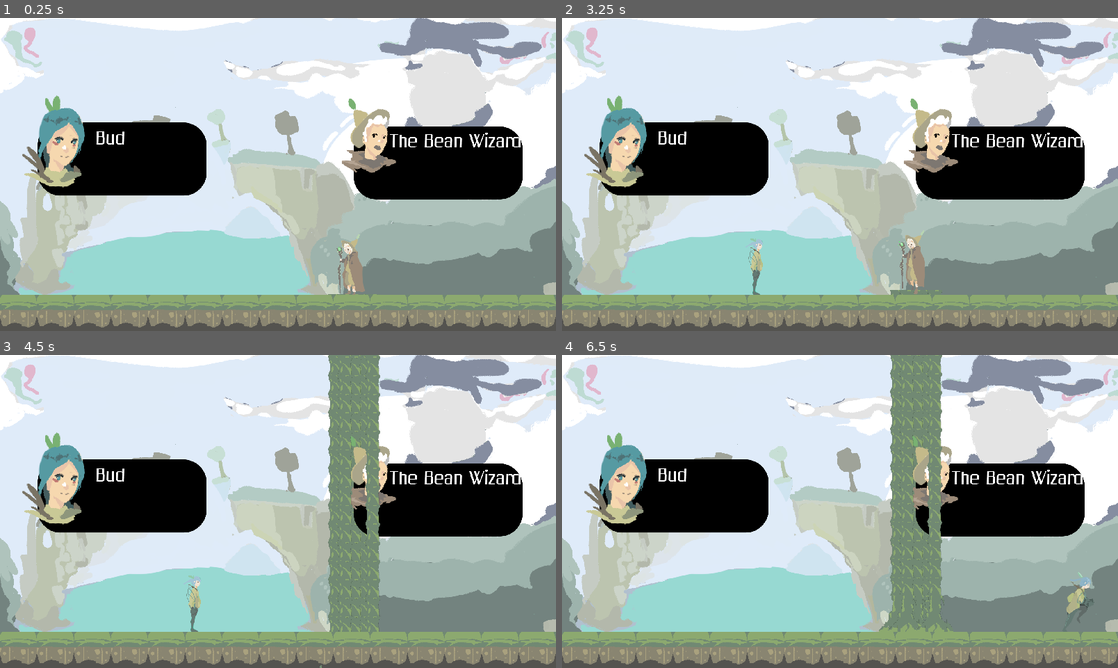
Above: before the commit, frames 1-4 (two rows, left to right).
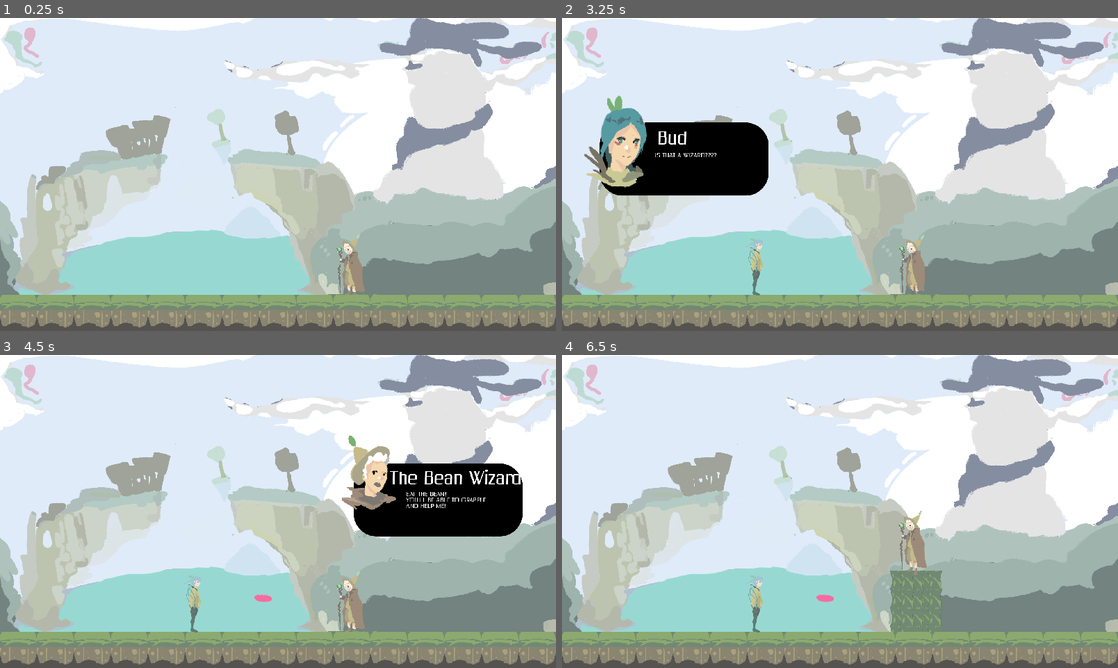
Above: after the commit, the same moments.

Repository: carterw11/lojam2023
Game: Godot game, scene res://Levels/cutscene_test.tscn
Two runs of this game, one before a commit and one after it. Both use one fixed random seed, a clock stepped at 60 frames per second and the inputs below. This scene is started directly instead of the project's main scene.
Inputs (mouse positions are in pixels of both pictures, inside the frame that each line leads up to):
- Up to frame 1 (0.25 s): no input
- Up to frame 2 (3.25 s): tap Enter at 0.5 s; move the mouse to (962, 158) at 0.52 s; hold D (right) 0.53-1.28 s; click (962, 158) at 0.6 s; tap Space (jump) at 0.77, 1.52, 3.02 s; move the mouse to (728, 190) at 1.27 s; hold S (down) 1.28-2.03 s; tap Shift (dash) at 1.35, 2.85 s; move the mouse to (895, 105) at 2.02 s; hold D (right) 2.03-2.78 s; click (895, 105) at 2.1 s; move the mouse to (812, 237) at 2.77 s; hold W (up) from 2.78 s (still down)
- Up to frame 3 (4.5 s): move the mouse to (444, 558) at 3.52 s; release W (up) at 3.53 s; hold A (left) from 3.53 s (still down); click (444, 558) at 3.6 s; tap Space (jump) at 3.77 s; move the mouse to (111, 464) at 4.27 s; tap Shift (dash) at 4.35 s
- Up to frame 4 (6.5 s): tap Space (jump) at 4.52, 6.02 s; move the mouse to (867, 511) at 5.02 s; release A (left) at 5.03 s; hold S (down) 5.03-5.78 s; click (867, 511) at 5.1 s; move the mouse to (756, 433) at 5.77 s; hold D (right) from 5.78 s (still down); tap Shift (dash) at 5.85 s

The runs differ from the first frame. In frame 1, 15% of the frame differs, in the area x 4-94%, y 24-58%; in frame 2, 7.6%; in frame 3, 15%; in frame 4, 21%, in the area x 4-96%, y 0-89%.

Commit message:
cutscene

Diff:
--- a/Levels/cutscene_test.gd
+++ b/Levels/cutscene_test.gd
@@ -1,14 +1,17 @@
 extends Node2D
 
 @onready var player = $Player
+@onready var bean = $bean
 @onready var playerWalkInTimer = $PlayerWalkIn
 @onready var beanThrowTimer = $BeanThrowTime
+@onready var wizardTalkTime = $WizardTalkTime
 @onready var wizardFlyOffTimer = $WizardFlyOffscreen
 @onready var initialTimer = $ReadyTimer
 @onready var wizard = $Wizard
 @onready var beanStalk = $Beanstalk
 var wizardIsFlying : bool  = false
 @onready var playerWalkOutTimer = $PlayerWalkOut
+
 
 func _physics_process(_delta):
 	if(wizardIsFlying):
@@ -17,6 +20,9 @@
 
 func _ready():
 	initialTimer.start()
+	$PlayerText.visible = !$PlayerText.visible
+	$WizardText.visible = !$WizardText.visible
+	bean.visible = !bean.visible
 
 func _on_ready_timer_timeout():
 	player.velocity.x = 600
@@ -29,17 +35,25 @@
 	player.velocity.x = 0
 	player.sprite.stop()
 	player.sprite.play("Idle")
+	$PlayerText.show()
 	beanThrowTimer.start()
 
+func _on_wizard_talk_time_timeout():
+	$WizardText.hide()
+	wizardIsFlying = true
+	wizardFlyOffTimer.start()
 
 func _on_bean_throw_time_timeout():
-	wizardIsFlying = true
-	wizardFlyOffTimer.start()
+	$PlayerText.hide()
+	$WizardText.show()
+	bean.visible = !bean.visible
+	wizardTalkTime.start()
 
 
 func _on_wizard_fly_offscreen_timeout():
 	wizardIsFlying = false
 	player.velocity.x = 600
+	bean.visible = !bean.visible
 	player.sprite.stop()
 	player.sprite.play("Run")
 	playerWalkOutTimer.start()
--- a/Levels/cutscene_test.tscn
+++ b/Levels/cutscene_test.tscn
@@ -1,15 +1,16 @@
-[gd_scene load_steps=12 format=3 uid="uid://ct33r2yuldr3i"]
+[gd_scene load_steps=13 format=3 uid="uid://ct33r2yuldr3i"]
 
 [ext_resource type="Script" path="res://Levels/cutscene_test.gd" id="1_hkdqp"]
 [ext_resource type="Texture2D" uid="uid://i4x12i5ijbni" path="res://Images/Assets/Background(1920x1080px).png" id="1_td3uo"]
-[ext_resource type="PackedScene" path="res://Objects/Beanstalk.tscn" id="2_fjya0"]
+[ext_resource type="PackedScene" uid="uid://bta40f4xs3ij3" path="res://Objects/Beanstalk.tscn" id="2_fjya0"]
 [ext_resource type="PackedScene" uid="uid://d2456kjkf742j" path="res://Levels/tile_map.tscn" id="2_fy4ya"]
 [ext_resource type="PackedScene" uid="uid://cofy84srvcg64" path="res://Player/player.tscn" id="3_d7n8u"]
 [ext_resource type="Texture2D" uid="uid://n034g1i2y3ut" path="res://Images/Assets/Wizard(28 frames between)(118px apart)/Wizard_Idle_Anim(300x300px).png" id="4_bt8kj"]
 [ext_resource type="Texture2D" uid="uid://450ialxwyeg7" path="res://Images/Assets/Wizard(28 frames between)(118px apart)/Wizard_Rest(300x300px).png" id="5_u8pw3"]
 [ext_resource type="Script" path="res://Levels/Wizard.gd" id="6_tyf07"]
-[ext_resource type="Texture2D" uid="uid://bvhfw5tdiijt8" path="res://Images/Assets/Speech/Char.png" id="9_dj4wh"]
-[ext_resource type="Texture2D" uid="uid://bw5yempwfbrql" path="res://Images/Assets/Speech/Wizard.png" id="10_13rgp"]
+[ext_resource type="Texture2D" uid="uid://b1hwbgeo5jm65" path="res://Images/Assets/Speech/Char.png" id="9_dj4wh"]
+[ext_resource type="Texture2D" uid="uid://ba6egbg5n2f2v" path="res://Images/Assets/Speech/Wizard.png" id="10_13rgp"]
+[ext_resource type="Texture2D" uid="uid://b8t4apvp6kv08" path="res://Images/Assets/Shooter/Projectile.png" id="11_kmr0k"]
 
 [sub_resource type="SpriteFrames" id="SpriteFrames_xfaui"]
 animations = [{
@@ -46,6 +47,7 @@
 position = Vector2(866, 956)
 
 [node name="Player" parent="." instance=ExtResource("3_d7n8u")]
+z_index = 2
 position = Vector2(-527, 889)
 playerHasControl = false
 
@@ -65,6 +67,11 @@
 one_shot = true
 
 [node name="BeanThrowTime" type="Timer" parent="."]
+wait_time = 2.0
+one_shot = true
+
+[node name="WizardTalkTime" type="Timer" parent="."]
+wait_time = 2.0
 one_shot = true
 
 [node name="WizardFlyOffscreen" type="Timer" parent="."]
@@ -84,19 +91,34 @@
 offset_top = 26.0
 offset_right = -56.0
 offset_bottom = 43.0
+text = "Is that a wizard????"
+uppercase = true
 
 [node name="WizardText" type="Sprite2D" parent="."]
+z_index = 2
 position = Vector2(1532, 452)
 texture = ExtResource("10_13rgp")
 
 [node name="Text" type="Label" parent="WizardText"]
-offset_left = -64.0
+offset_left = -130.0
 offset_top = 26.0
-offset_right = -56.0
-offset_bottom = 43.0
+offset_right = 351.0
+offset_bottom = 52.0
+text = "Eat the Bean!
+You'll be able to grapple
+and help me!"
+uppercase = true
+
+[node name="bean" type="CharacterBody2D" parent="."]
+
+[node name="Sprite2D" type="Sprite2D" parent="bean"]
+position = Vector2(909.25, 842.875)
+scale = Vector2(1.54878, 2.28845)
+texture = ExtResource("11_kmr0k")
 
 [connection signal="timeout" from="ReadyTimer" to="." method="_on_ready_timer_timeout"]
 [connection signal="timeout" from="PlayerWalkIn" to="." method="_on_player_walk_in_timeout"]
 [connection signal="timeout" from="BeanThrowTime" to="." method="_on_bean_throw_time_timeout"]
+[connection signal="timeout" from="WizardTalkTime" to="." method="_on_wizard_talk_time_timeout"]
 [connection signal="timeout" from="WizardFlyOffscreen" to="." method="_on_wizard_fly_offscreen_timeout"]
 [connection signal="timeout" from="PlayerWalkOut" to="." method="_on_player_walk_out_timeout"]
